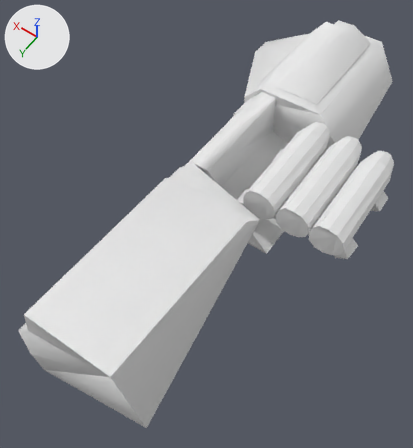
What one commit did to the Blender file qcde q2 rl.blend.
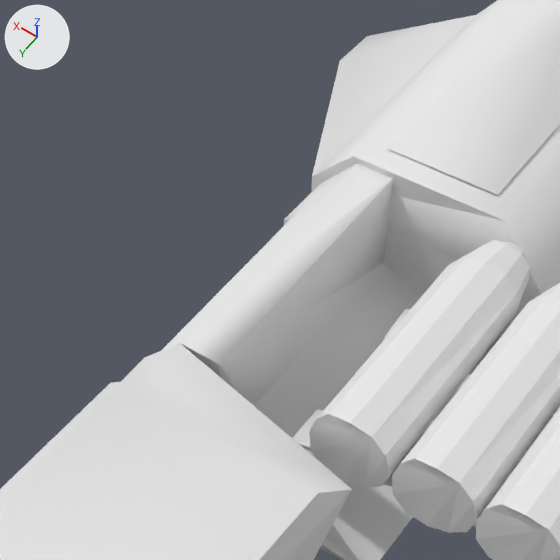
Each version appears first whole from a camera (50 mm lens) standing at (-10.7, 20.2, 23.7) and looking at (0.9, 4.0, -1.8), and next in a close-up on the part from 29% to 83% of the width and 6% to 55% of the height. The lights are fixed; the arrows at upper left show +X, +Y and +Z. Both versions are drawn at frame 8 of the action 'Group.009Action'; the numbers are the values there.

Names of what the first close-up shows: 'Group.001', 'Group.002', 'Group.003', 'Group.005'.
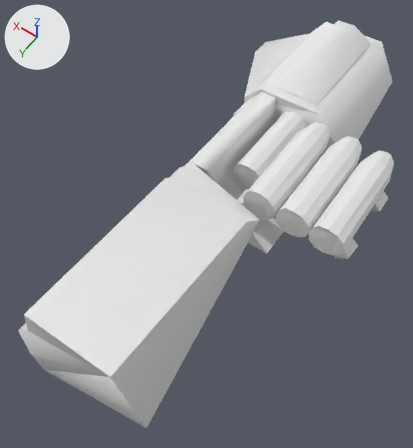
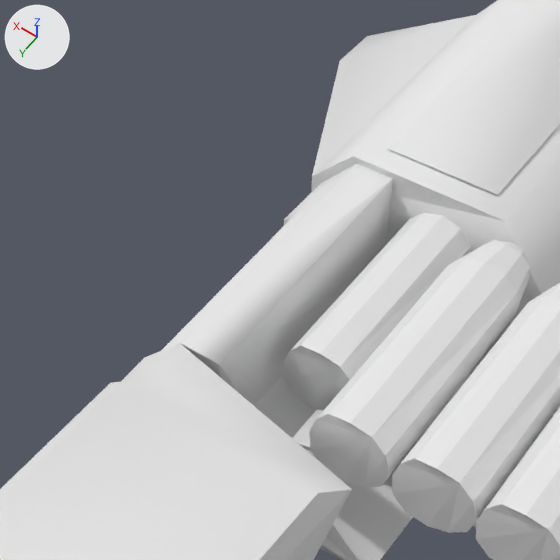
What differs and where, as boxes (x1, y1, x2, y2) in the close-ups (560 x 560 px):
'Group.009', moved (not visible before): after (283, 213, 472, 411)

The edits, one by one:
Object 'Group.009' (ob_group_009) moves from (0.01, -7.55, 0.53) to (0.01, -1.5, 0.53).
